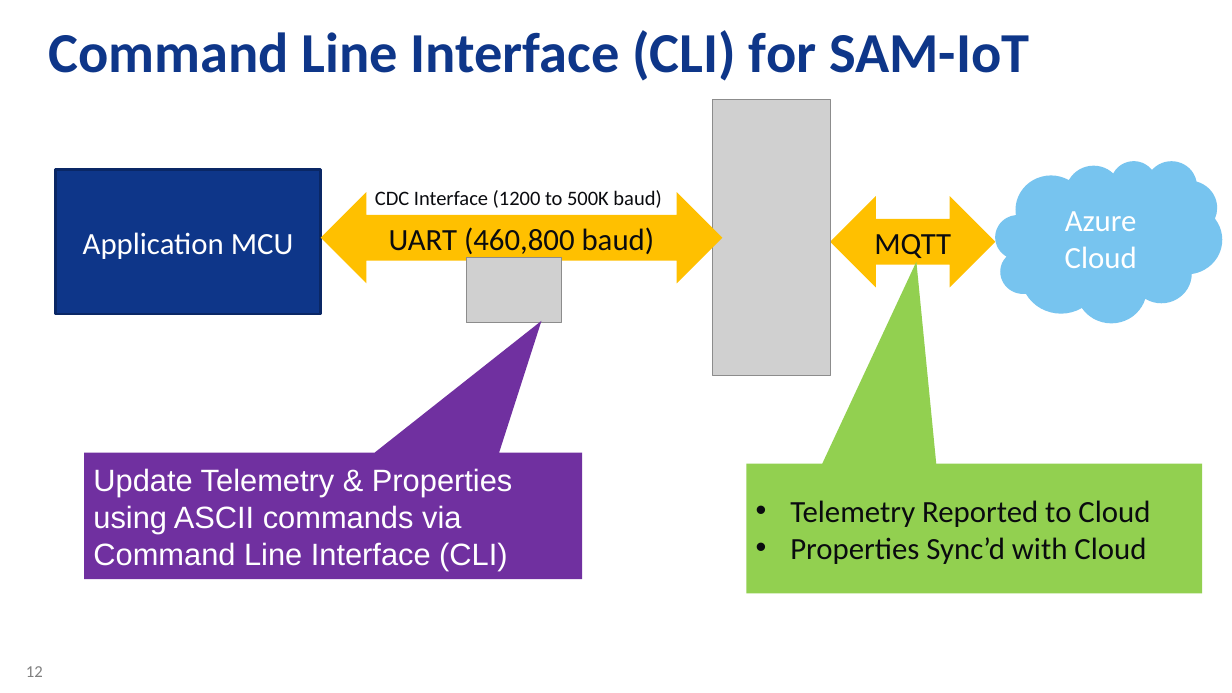
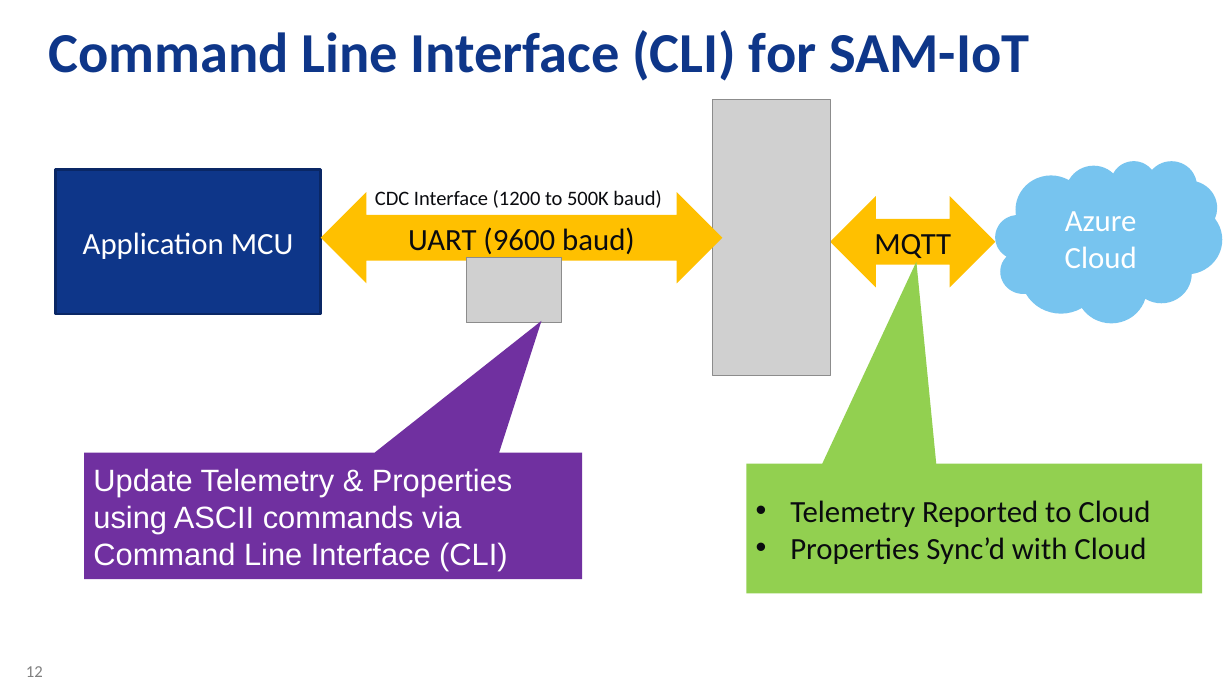
Before and after one commit to Azure-Samples/Microchip-SAM-IoT-Wx, a slide deck: slide 12 of AO-Smith-MSFT-MCHP-r6.pptx. Drawn at 1232x693 pixels with LibreOffice and Linux fonts; fonts in the diff are those of the drawing; grey boxes stand for pictures; background and template pictures are left out. Boxes give left, top, right and bottom in pixels: in the first picture for what was removed or moved away, otherwise in the second. Text is boxed around its words. In the diff, an @@ line names an element or a change of style, - is before the commit and + after.

```diff
--- a/AO-Smith-MSFT-MCHP-r6.pptx
+++ b/AO-Smith-MSFT-MCHP-r6.pptx
@@ text in left right arrow at (408,227,635,258): text changed @@
-UART (460,800 baud)
+UART (9600 baud)
```
Also in this commit, not shown: 1 other slide changed.
